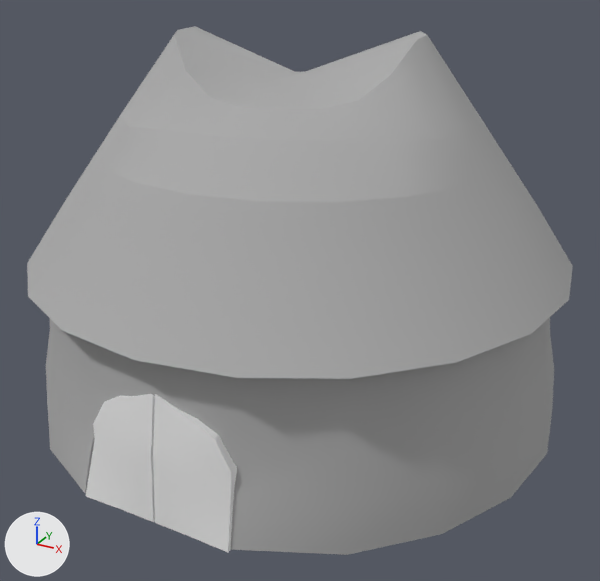
The FBX model New Unity Project/Assets/Models/tent1.fbx as it was, and as the next commit left it.
Both versions are drawn from a 50 mm lens placed at (0.1154, -0.2094, 0.1384), pointed at (0.0039, -0.0068, 0.0371). The axes (+X, +Y, +Z) are drawn at lower left. The lights are the same throughout. Where no turn or scale is listed for an object, it has been applied to the vertices.

Script lines for the objects in view, before the commit:
```python
me_mesh = bpy.data.meshes.new('Mesh')
me_mesh.from_pydata(...)  # 400 vertices, 796 faces; spans x -0.081..0.081, y -0.081..0.081, z -0.001..0.111
me_mesh.materials.append(mat_lambert1)  # grey #aaaaaa
me_mesh_001 = bpy.data.meshes.new('Mesh.001')
me_mesh_001.from_pydata(...)  # 56 vertices, 54 faces; spans x -0.021..0.0012, y -0.0049..0.0043, z -0.0335..0.0023
me_mesh_002 = bpy.data.meshes.new('Mesh.002')
me_mesh_002.from_pydata(...)  # 56 vertices, 54 faces; spans x -0.0012..0.021, y -0.0049..0.0043, z -0.0335..0.0023
ob_circustent = bpy.data.objects.new('CircusTent', me_mesh)
ob_circustent.location = (0.0, 0.0, 0.0)
ob_leftdoor = bpy.data.objects.new('LeftDoor', me_mesh_001)
ob_leftdoor.location = (0.0006, -0.0748, 0.0341)
ob_rightdoor = bpy.data.objects.new('RightDoor', me_mesh_002)
ob_rightdoor.location = (0.0034, -0.0748, 0.0341)
```
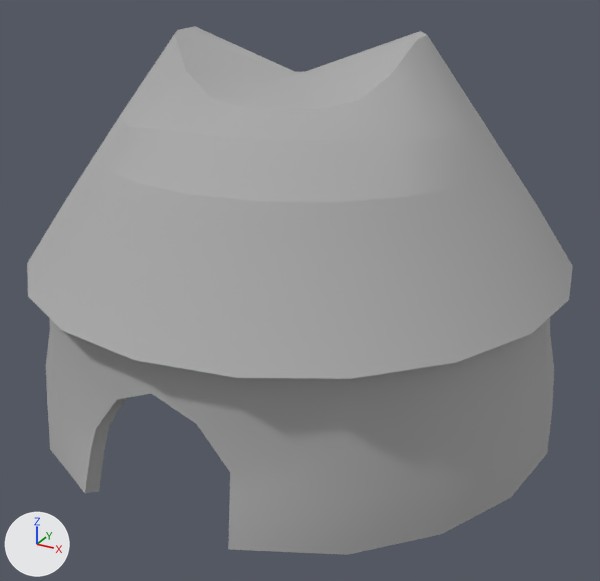
Commit message: changed tent

Pixel boxes (x1, y1, x2, y2) of what changed, in the pictures (600 x 581 px):
```json
{"object": "RightDoor", "change": "deleted", "before": [153, 394, 237, 553]}
{"object": "LeftDoor", "change": "deleted", "before": [86, 394, 155, 522]}
```

Edits to the scene script, one JSON object a line:
```json
{"op": "remove", "block": "ob_leftdoor", "code": ["ob_leftdoor = bpy.data.objects.new('LeftDoor', me_mesh_001)", "ob_leftdoor.location = (0.0006, -0.0748, 0.0341)"]}
{"op": "remove", "block": "ob_rightdoor", "code": ["ob_rightdoor = bpy.data.objects.new('RightDoor', me_mesh_002)", "ob_rightdoor.location = (0.0034, -0.0748, 0.0341)"]}
```
